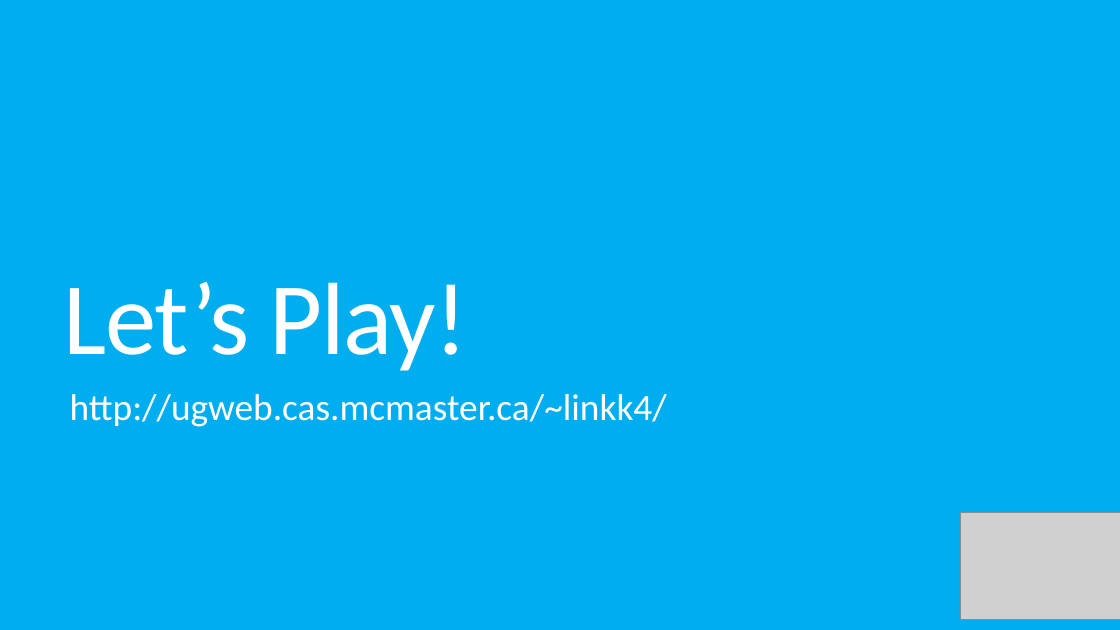
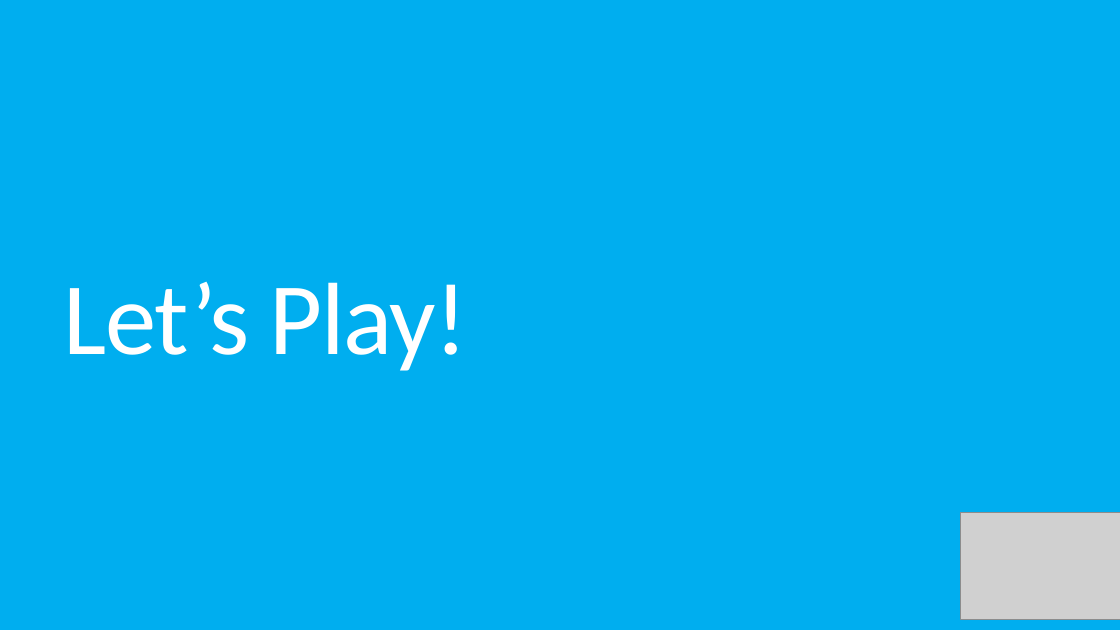
Before and after one commit to KelvinKKLin/GrateBox, a slide deck: slide 6 of Presentation.pptx. Drawn at 1120x630 pixels with LibreOffice and Linux fonts; fonts in the diff are those of the drawing; grey boxes stand for pictures. Boxes give left, top, right and bottom in pixels: in the first picture for what was removed or moved away, otherwise in the second. Text is boxed around its words. In the diff, an @@ line names an element or a change of style, - is before the commit and + after.

Commit message:
Updated presentation

```diff
--- a/Presentation.pptx
+++ b/Presentation.pptx
@@ text removed at bbox=[70, 394, 667, 427] @@
-http://ugweb.cas.mcmaster.ca/~linkk4/
```
Also in this commit, not shown: 1 other slide changed.
